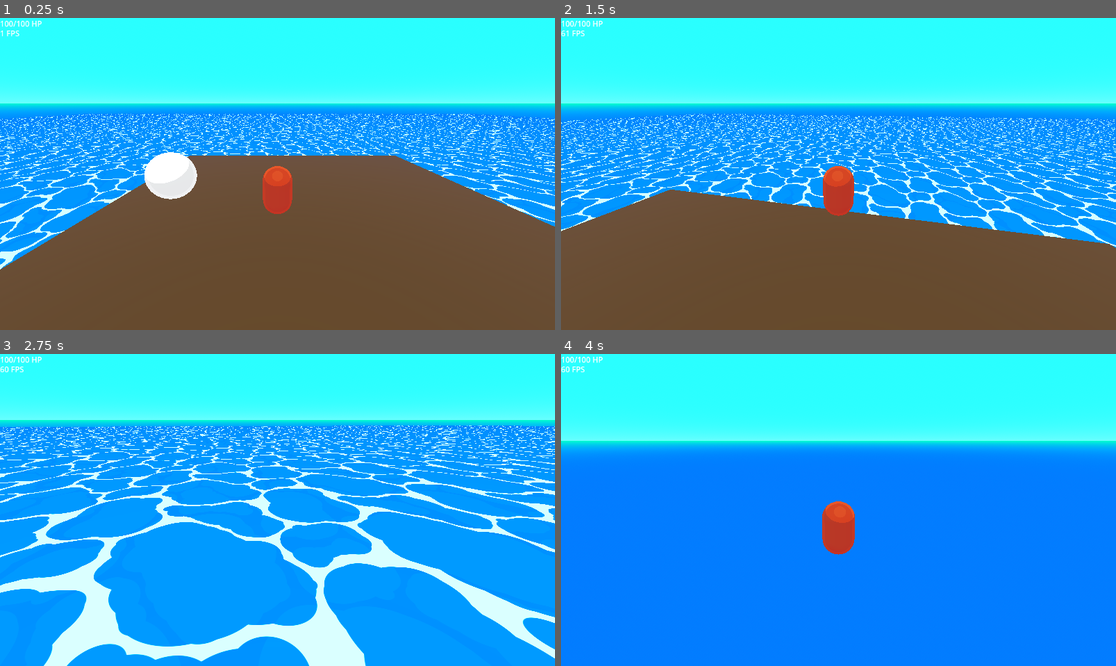
Above: before the commit, frames 1-4 (two rows, left to right).
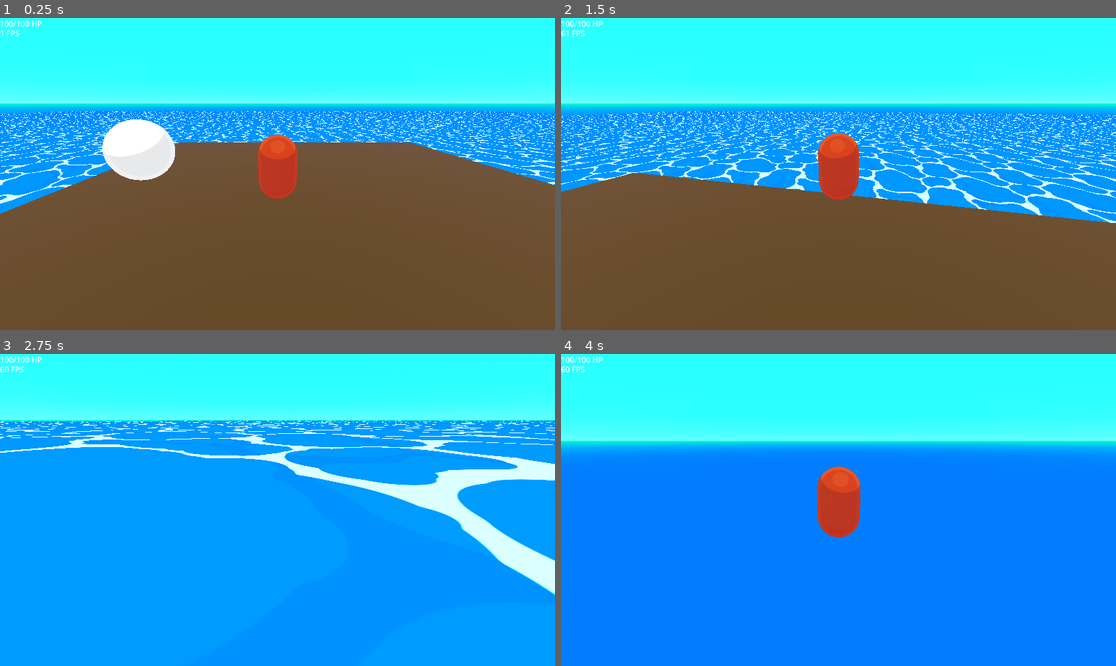
Above: after the commit, the same moments.

Repository: alizardguy/BoatGame
Game: Godot game, scene res://Scenes/Levels/debug_level.tscn
Two runs of this game, one before a commit and one after it. Both use one fixed random seed, a clock stepped at 60 frames per second and the inputs below.
Inputs (mouse positions are in pixels of both pictures, inside the frame that each line leads up to):
- Up to frame 1 (0.25 s): no input
- Up to frame 2 (1.5 s): tap Enter (ui_accept) at 0.5, 0.77 s; move the mouse to (866, 174) at 0.52 s; hold W (move_up) from 0.53 s (still down); tap Shift (move_crouch) at 0.6 s; move the mouse to (810, 174) at 1.27 s; tap R (move_run) at 1.35 s
- Up to frame 3 (2.75 s): keep holding W (move_up); tap Enter (ui_accept) at 1.52 s; move the mouse to (288, 503) at 2.02 s; tap Shift (move_crouch) at 2.1 s
- Up to frame 4 (4 s): keep holding W (move_up); move the mouse to (832, 516) at 2.77 s; tap R (move_run) at 2.85 s; tap Enter (ui_accept) at 3.02, 3.5, 3.77 s; move the mouse to (877, 513) at 3.52 s; tap Shift (move_crouch) at 3.6 s

The runs differ from the first frame. In frame 1, 15% of the frame differs, in the area x 0-100%, y 29-81%; in frame 2, 15%; in frame 3, 21%, in the area x 0-100%, y 21-100%; in frame 4, 1.5%.

Commit message:
camera spring
todo: allow scrolling of camera spring

Diff:
--- a/src/Scenes/Prefabs/Player.tscn
+++ b/src/Scenes/Prefabs/Player.tscn
@@ -28,6 +28,7 @@
 
 [node name="Player" type="CharacterBody3D"]
 script = ExtResource("1_ayc0t")
+_player_camera = NodePath("CameraOrbit/SpringArm3D/Camera3D")
 
 [node name="main_collider" type="CollisionShape3D" parent="."]
 shape = SubResource("CapsuleShape3D_pm4tw")
@@ -36,8 +37,14 @@
 mesh = SubResource("CapsuleMesh_6tewa")
 
 [node name="CameraOrbit" type="Node3D" parent="."]
-transform = Transform3D(1, 0, 0, 0, 0.944313, 0.329048, 0, -0.329048, 0.944313, 0, 0.35, 0)
+transform = Transform3D(1, 0, 0, 0, 0.944313, 0.329048, 0, -0.329048, 0.944313, 0, 0, 0)
 script = ExtResource("3_yl8ni")
 
-[node name="Camera3D" type="Camera3D" parent="CameraOrbit"]
-transform = Transform3D(1, 0, 0, 0, 1, 2.98023e-08, 0, -2.98023e-08, 1, 0, 2.38419e-07, 4)
+[node name="SpringArm3D" type="SpringArm3D" parent="CameraOrbit"]
+transform = Transform3D(1, 0, 0, 0, 0.944313, -0.329048, 0, 0.329048, 0.944313, -0.00378895, 0.886198, 0.303152)
+spring_length = 3.0
+margin = 0.09
+
+[node name="Camera3D" type="Camera3D" parent="CameraOrbit/SpringArm3D"]
+transform = Transform3D(1, 0, 0, 0, 0.944313, 0.329048, 0, -0.329048, 0.944313, 0, 1.66619, 3.77725)
+current = true
--- a/src/Scripts/PlayerScripts/Player.gd
+++ b/src/Scripts/PlayerScripts/Player.gd
@@ -10,10 +10,12 @@
 @onready var player_vars = get_node("/root/PlayerVariables");
 
 # Get third person player camera
-@onready var player_camera: Camera3D = get_node("CameraOrbit/Camera3D")
+@export_node_path("Camera3D") var _player_camera:NodePath;
+@export_node_path("SpringArm3D") var _camera_spring:NodePath;
+@onready var player_camera: Camera3D = get_node_or_null(_player_camera);
+@onready var camera_spring: SpringArm3D = get_node_or_null(_camera_spring);
 
 # Get player collider
-
 @onready var main_collider : CollisionShape3D = get_node("main_collider");
 
 # Get the gravity from the project settings to be synced with RigidBody nodes.
